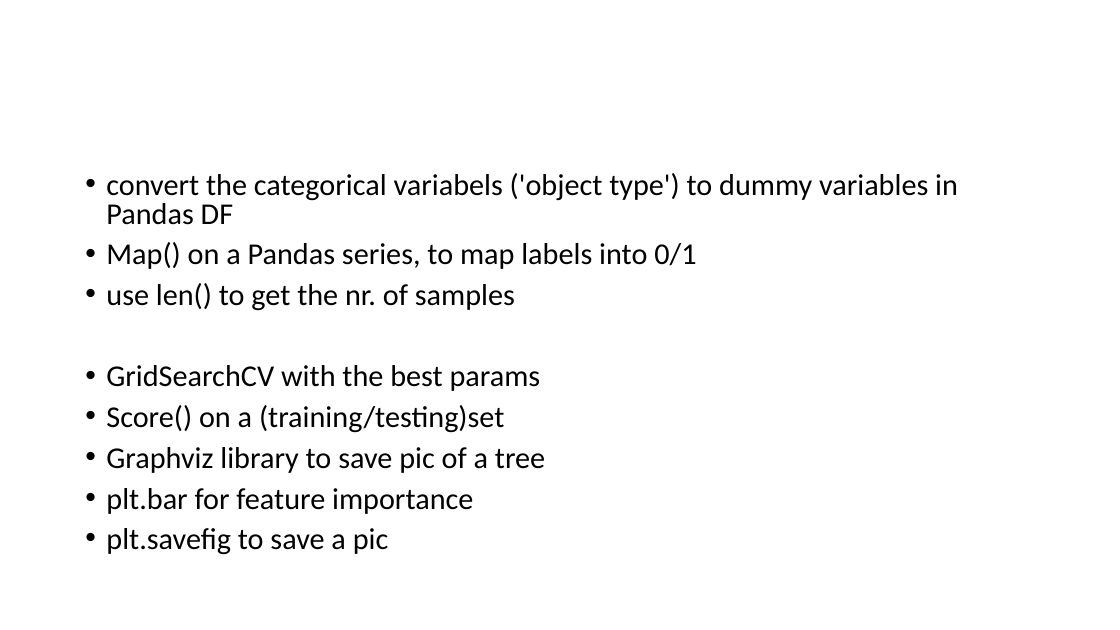
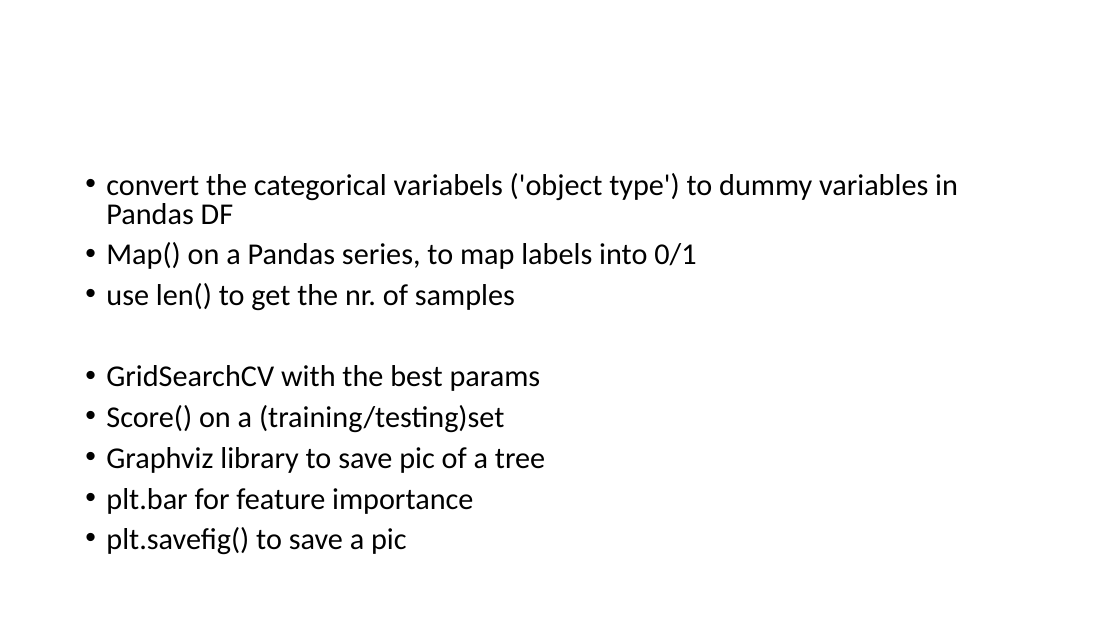
Before and after one commit to FranzGH/IoT_ML, a slide deck: slide 18 of Sklearn-UG.pptx. Drawn at 1120x630 pixels with LibreOffice and Linux fonts; fonts in the diff are those of the drawing. Boxes give left, top, right and bottom in pixels: in the first picture for what was removed or moved away, otherwise in the second. Text is boxed around its words. In the diff, an @@ line names an element or a change of style, - is before the commit and + after.

```diff
--- a/Sklearn-UG.pptx
+++ b/Sklearn-UG.pptx
@@ text at box(106, 527, 407, 555): text changed @@
-• plt.savefig to save a pic
+• plt.savefig() to save a pic
```
Also in this commit, not shown: 7 other slides changed, 1 slide added, 6 other files.
